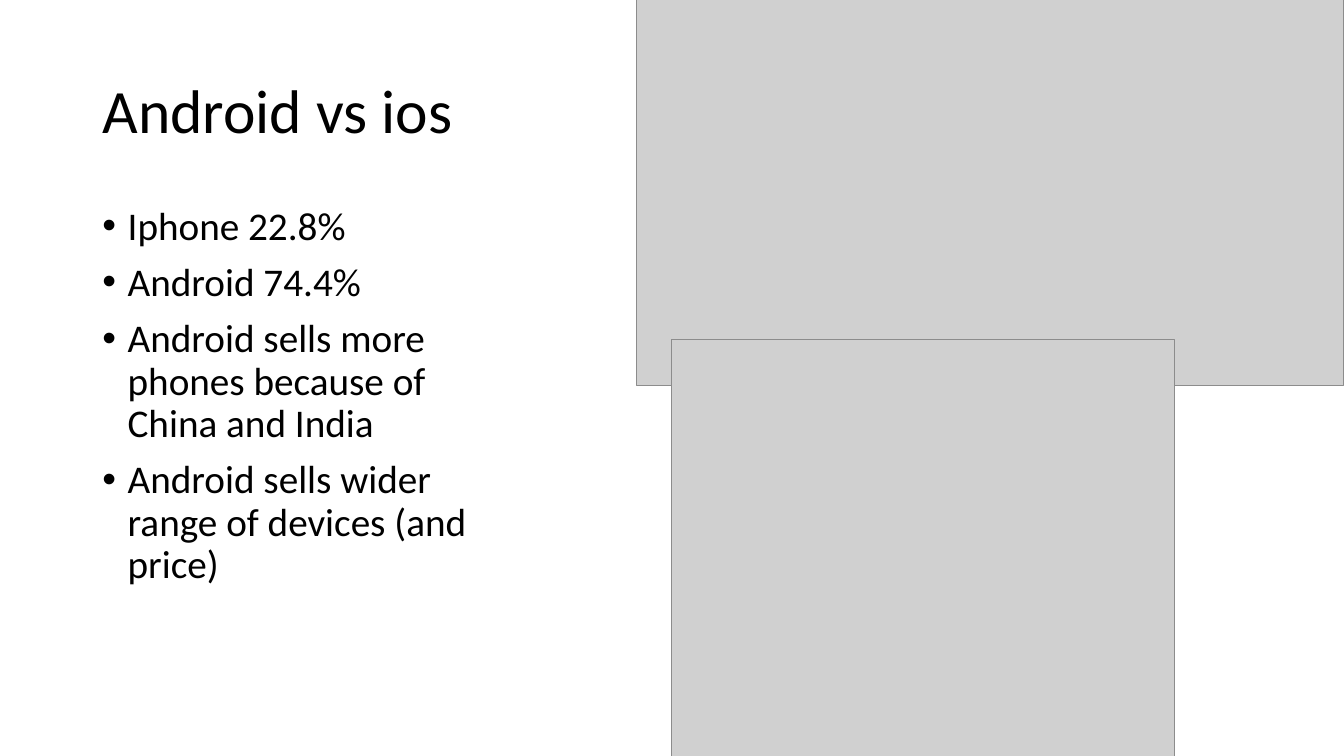
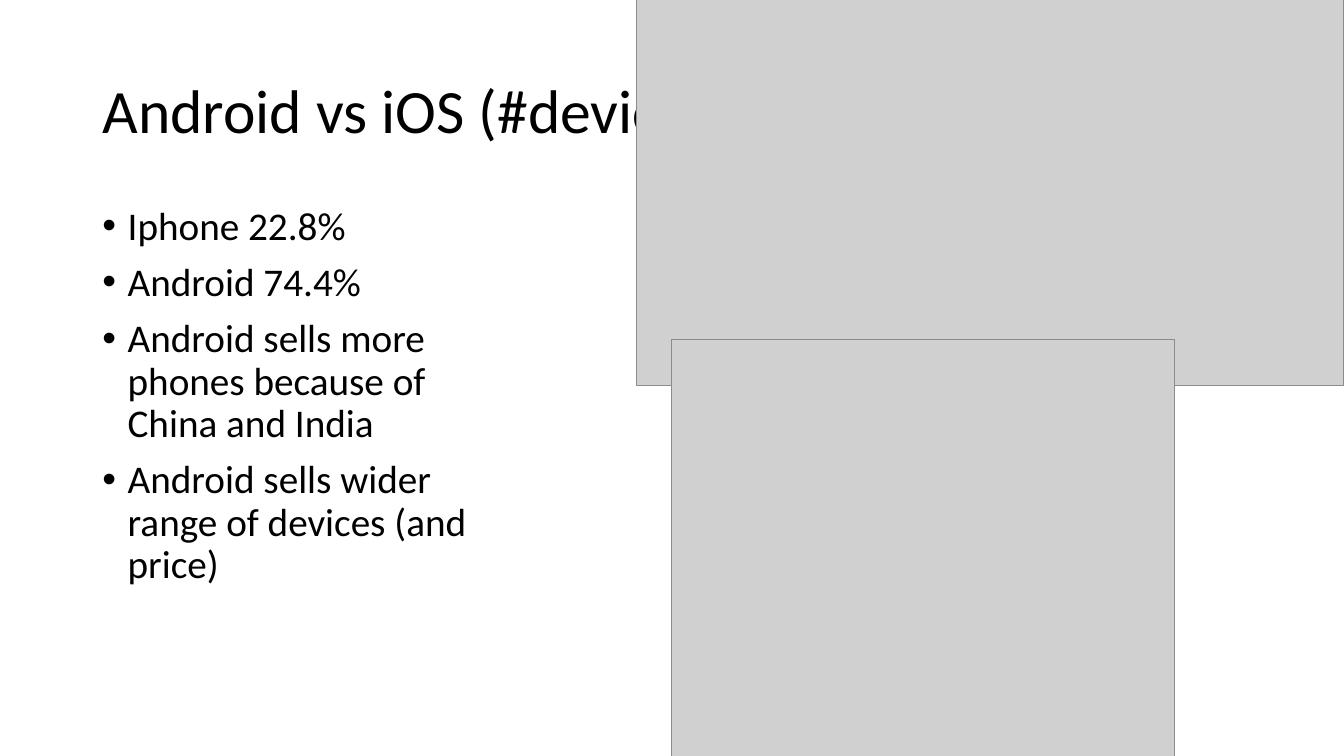
Before and after one commit to russellu/cs230, a slide deck: slide 27 of Lecture_First.pptx (slide 25 before the commit). Drawn at 1344x756 pixels with LibreOffice and Linux fonts; fonts in the diff are those of the drawing; grey boxes stand for pictures. Boxes give left, top, right and bottom in pixels: in the first picture for what was removed or moved away, otherwise in the second. Text is boxed around its words. In the diff, an @@ line names an element or a change of style, - is before the commit and + after.

```diff
--- a/Lecture_First.pptx
+++ b/Lecture_First.pptx
@@ title at (x1=102, y1=82, x2=732, y2=148): text changed @@
-Android vs ios
+Android vs iOS (#devices)
```
Also in this commit, not shown: 5 other slides changed, 3 slides added, 6 slides removed, 1 other file.
